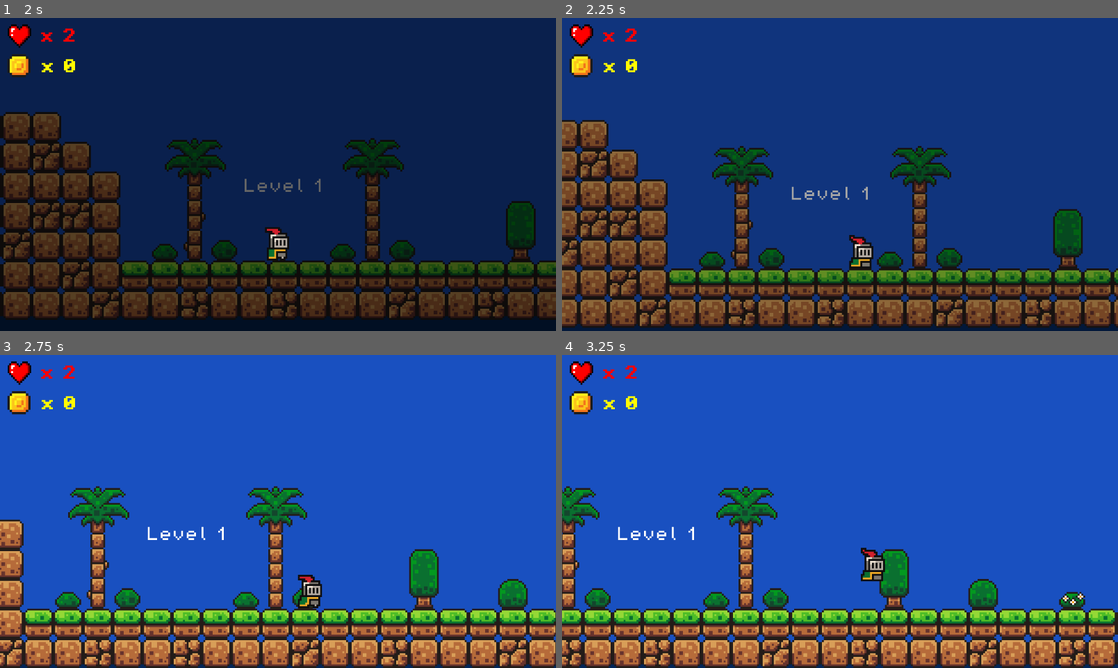
Above: before the commit, frames 1-4 (two rows, left to right).
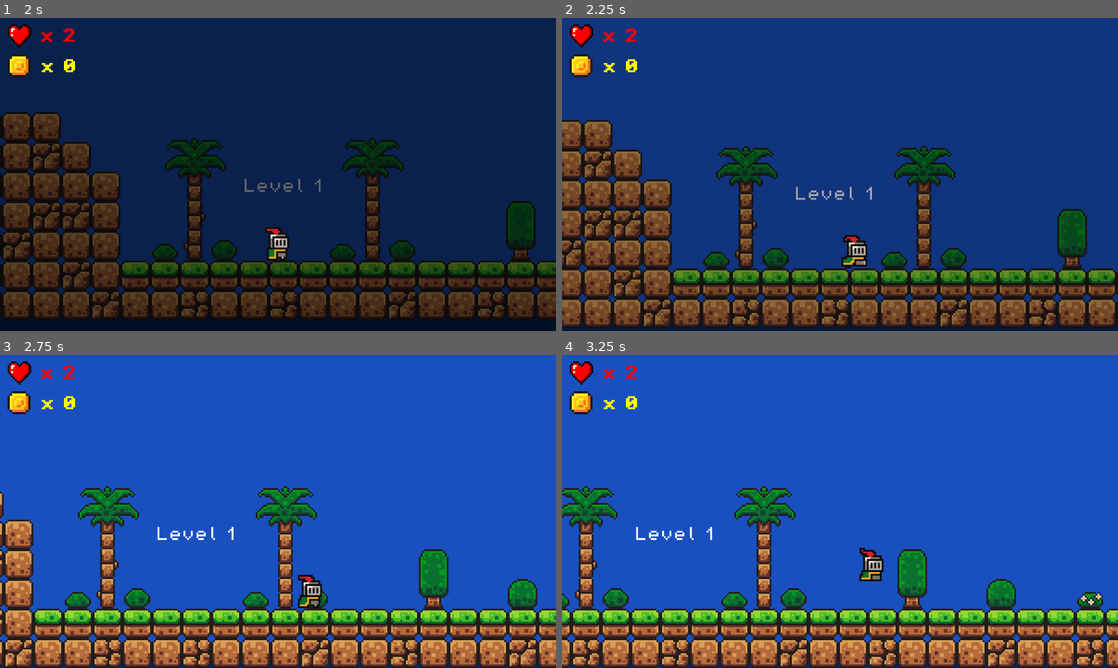
Above: after the commit, the same moments.

Repository: tiagonico/first_game_godot
Game: Godot game, scene res://scenes/master_scene.tscn
Two runs of this game, one before a commit and one after it. Both use one fixed random seed, a clock stepped at 60 frames per second and the inputs below.
Inputs (mouse positions are in pixels of both pictures, inside the frame that each line leads up to):
- Up to frame 1 (2 s): click "PLAY" at 0.5 s; click "PLAY" at 1.25 s
- Up to frame 2 (2.25 s): move the mouse to (962, 158) at 2.02 s; hold D (move_right) from 2.03 s (still down); tap Shift (walk, bound only after the commit) at 2.1 s
- Up to frame 3 (2.75 s): keep holding D (move_right); tap Space (jump) at 2.27 s
- Up to frame 4 (3.25 s): keep holding D (move_right); move the mouse to (728, 527) at 2.77 s; tap Shift (walk, bound only after the commit) at 2.85 s; tap Space (jump) at 3.02 s

Frame 1 is identical in both runs. In frame 2, 19% of the frame differs, in the area x 0-100%, y 32-99%; in frame 3, 19%; in frame 4, 20%, in the area x 0-100%, y 41-100%.

Commit message:
Walk feature

Diff:
--- a/project.godot
+++ b/project.godot
@@ -73,6 +73,11 @@
 , Object(InputEventJoypadButton,"resource_local_to_scene":false,"resource_name":"","device":-1,"button_index":12,"pressure":0.0,"pressed":false,"script":null)
 ]
 }
+walk={
+"deadzone": 0.5,
+"events": [Object(InputEventKey,"resource_local_to_scene":false,"resource_name":"","device":0,"window_id":0,"alt_pressed":false,"shift_pressed":false,"ctrl_pressed":false,"meta_pressed":false,"pressed":false,"keycode":0,"physical_keycode":4194325,"key_label":0,"unicode":0,"echo":false,"script":null)
+]
+}
 
 [rendering]
 
--- a/scenes/player.tscn
+++ b/scenes/player.tscn
@@ -137,6 +137,70 @@
 atlas = ExtResource("1_eboh6")
 region = Rect2(224, 96, 32, 32)
 
+[sub_resource type="AtlasTexture" id="AtlasTexture_hwxo3"]
+atlas = ExtResource("1_eboh6")
+region = Rect2(0, 64, 32, 32)
+
+[sub_resource type="AtlasTexture" id="AtlasTexture_61psr"]
+atlas = ExtResource("1_eboh6")
+region = Rect2(32, 64, 32, 32)
+
+[sub_resource type="AtlasTexture" id="AtlasTexture_wbqy8"]
+atlas = ExtResource("1_eboh6")
+region = Rect2(64, 64, 32, 32)
+
+[sub_resource type="AtlasTexture" id="AtlasTexture_0kcyo"]
+atlas = ExtResource("1_eboh6")
+region = Rect2(96, 64, 32, 32)
+
+[sub_resource type="AtlasTexture" id="AtlasTexture_cxqse"]
+atlas = ExtResource("1_eboh6")
+region = Rect2(128, 64, 32, 32)
+
+[sub_resource type="AtlasTexture" id="AtlasTexture_hsdar"]
+atlas = ExtResource("1_eboh6")
+region = Rect2(160, 64, 32, 32)
+
+[sub_resource type="AtlasTexture" id="AtlasTexture_cf4xm"]
+atlas = ExtResource("1_eboh6")
+region = Rect2(192, 64, 32, 32)
+
+[sub_resource type="AtlasTexture" id="AtlasTexture_olr22"]
+atlas = ExtResource("1_eboh6")
+region = Rect2(224, 64, 32, 32)
+
+[sub_resource type="AtlasTexture" id="AtlasTexture_2wto8"]
+atlas = ExtResource("1_eboh6")
+region = Rect2(0, 96, 32, 32)
+
+[sub_resource type="AtlasTexture" id="AtlasTexture_32itq"]
+atlas = ExtResource("1_eboh6")
+region = Rect2(32, 96, 32, 32)
+
+[sub_resource type="AtlasTexture" id="AtlasTexture_djra2"]
+atlas = ExtResource("1_eboh6")
+region = Rect2(64, 96, 32, 32)
+
+[sub_resource type="AtlasTexture" id="AtlasTexture_jj1lq"]
+atlas = ExtResource("1_eboh6")
+region = Rect2(96, 96, 32, 32)
+
+[sub_resource type="AtlasTexture" id="AtlasTexture_h67bd"]
+atlas = ExtResource("1_eboh6")
+region = Rect2(128, 96, 32, 32)
+
+[sub_resource type="AtlasTexture" id="AtlasTexture_c6id8"]
+atlas = ExtResource("1_eboh6")
+region = Rect2(160, 96, 32, 32)
+
+[sub_resource type="AtlasTexture" id="AtlasTexture_uyf1a"]
+atlas = ExtResource("1_eboh6")
+region = Rect2(192, 96, 32, 32)
+
+[sub_resource type="AtlasTexture" id="AtlasTexture_shlsr"]
+atlas = ExtResource("1_eboh6")
+region = Rect2(224, 96, 32, 32)
+
 [sub_resource type="SpriteFrames" id="SpriteFrames_8v8fn"]
 animations = [{
 "frames": [{
@@ -262,6 +326,59 @@
 "loop": true,
 "name": &"run",
 "speed": 10.0
+}, {
+"frames": [{
+"duration": 1.0,
+"texture": SubResource("AtlasTexture_hwxo3")
+}, {
+"duration": 1.0,
+"texture": SubResource("AtlasTexture_61psr")
+}, {
+"duration": 1.0,
+"texture": SubResource("AtlasTexture_wbqy8")
+}, {
+"duration": 1.0,
+"texture": SubResource("AtlasTexture_0kcyo")
+}, {
+"duration": 1.0,
+"texture": SubResource("AtlasTexture_cxqse")
+}, {
+"duration": 1.0,
+"texture": SubResource("AtlasTexture_hsdar")
+}, {
+"duration": 1.0,
+"texture": SubResource("AtlasTexture_cf4xm")
+}, {
+"duration": 1.0,
+"texture": SubResource("AtlasTexture_olr22")
+}, {
+"duration": 1.0,
+"texture": SubResource("AtlasTexture_2wto8")
+}, {
+"duration": 1.0,
+"texture": SubResource("AtlasTexture_32itq")
+}, {
+"duration": 1.0,
+"texture": SubResource("AtlasTexture_djra2")
+}, {
+"duration": 1.0,
+"texture": SubResource("AtlasTexture_jj1lq")
+}, {
+"duration": 1.0,
+"texture": SubResource("AtlasTexture_h67bd")
+}, {
+"duration": 1.0,
+"texture": SubResource("AtlasTexture_c6id8")
+}, {
+"duration": 1.0,
+"texture": SubResource("AtlasTexture_uyf1a")
+}, {
+"duration": 1.0,
+"texture": SubResource("AtlasTexture_shlsr")
+}],
+"loop": true,
+"name": &"walk",
+"speed": 5.0
 }]
 
 [sub_resource type="CapsuleShape2D" id="CapsuleShape2D_md1w8"]
@@ -276,10 +393,8 @@
 [node name="AnimatedSprite2D" type="AnimatedSprite2D" parent="."]
 position = Vector2(0, -12)
 sprite_frames = SubResource("SpriteFrames_8v8fn")
-animation = &"roll"
+animation = &"walk"
 autoplay = "idle"
-frame = 7
-frame_progress = 1.0
 
 [node name="CollisionShape2D" type="CollisionShape2D" parent="."]
 position = Vector2(0, -7)
--- a/scripts/player.gd
+++ b/scripts/player.gd
@@ -3,6 +3,7 @@
 var firstLoop = true
 const SPEED = 100.0
 const JUMP_VELOCITY = -280.0
+var walk = 1
 @onready var animated_sprite_2d = $AnimatedSprite2D
 @onready var game_manager = %GameManager
 @onready var jump_audio = $JumpAudio
@@ -41,8 +42,13 @@
 		# As good practice, you should replace UI actions with custom gameplay actions.
 		var direction = Input.get_axis("move_left", "move_right")
 
+		if Input.is_action_just_pressed("walk"):
+			walk = 0.2
+		if Input.is_action_just_released("walk"):
+			walk = 1
+
 		if direction:
-			velocity.x = direction * SPEED
+			velocity.x = direction * SPEED * walk
 		else:
 			velocity.x = move_toward(velocity.x, 0, SPEED)
 
@@ -58,6 +64,8 @@
 		else:
 			if direction == 0:
 				animated_sprite_2d.play("idle")
+			elif walk < 1:
+				animated_sprite_2d.play("walk")
 			else:
 				animated_sprite_2d.play("run")
 
Not shown, changed: scenes/level_2.tscn
Not shown: 1 places in scenes/player.tscn that only renumber resources
